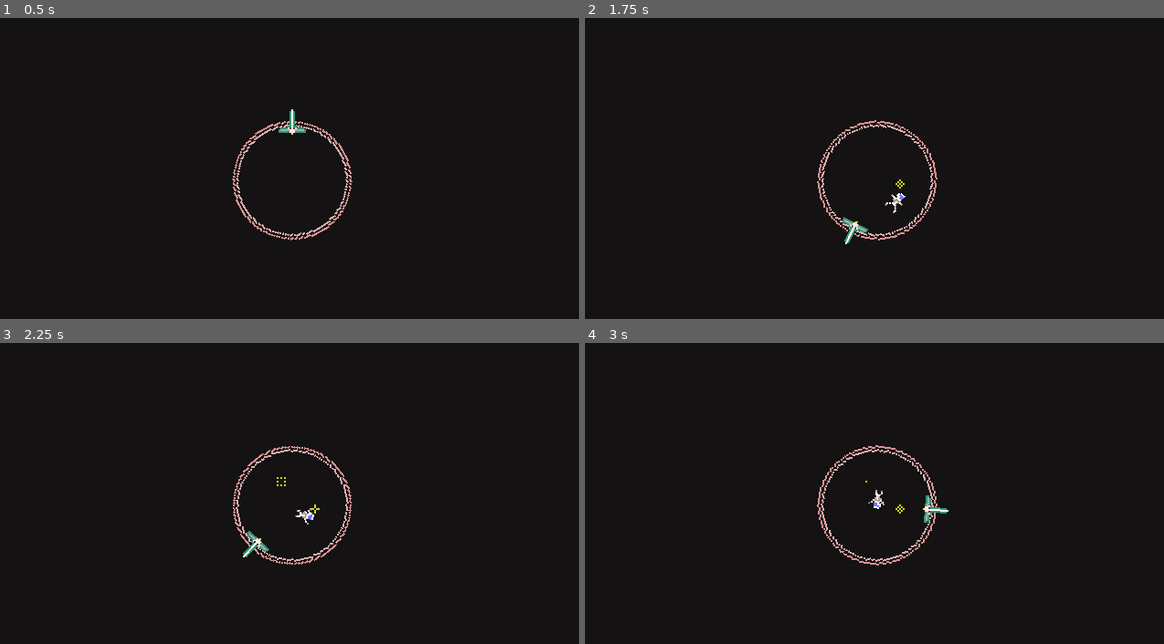
Above: before the commit, frames 1-4 (two rows, left to right).
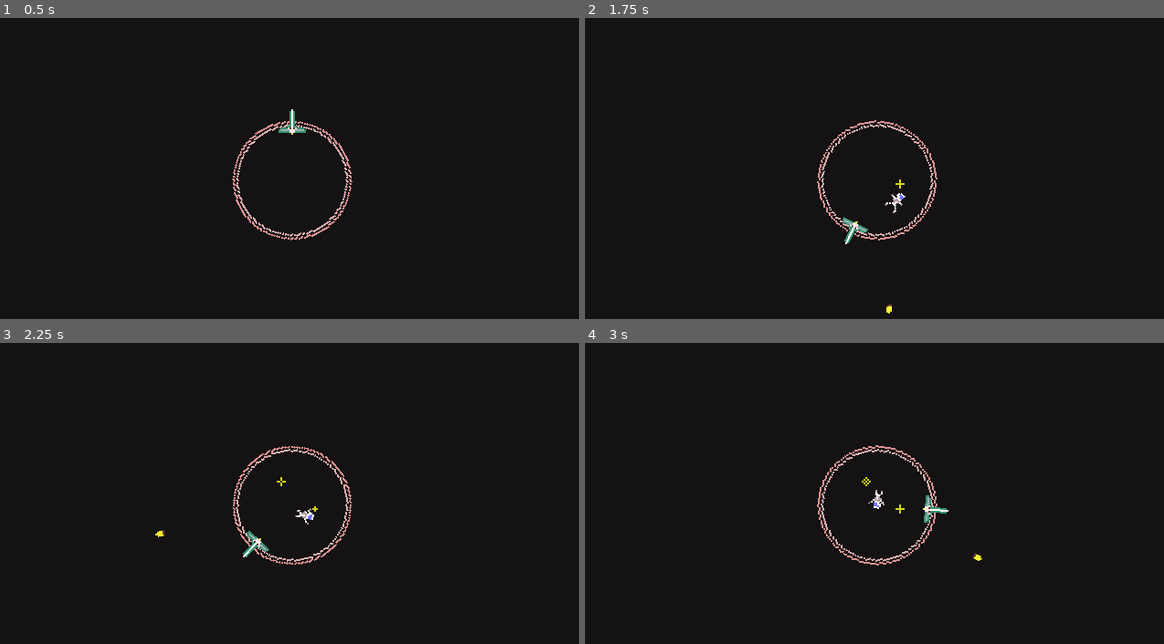
Above: after the commit, the same moments.

Repository: hakro/plasma-ld47
Game: Godot game, scene res://Scenes/World.tscn
Two runs of this game, one before a commit and one after it. Both use one fixed random seed, a clock stepped at 60 frames per second and the inputs below.
Inputs:
- Up to frame 1 (0.5 s): no input
- Up to frame 2 (1.75 s): hold Space (shoot) 0.53-1.28 s; hold Right (move_right) from 0.53 s (still down); tap S (launch_astronaut) at 1.35 s; tap Space (shoot) at 1.55 s
- Up to frame 3 (2.25 s): release Right (move_right) at 2.03 s; hold Left (move_left) from 2.03 s (still down); hold Space (shoot) from 2.03 s (still down)
- Up to frame 4 (3 s): keep holding Left (move_left); release Space (shoot) at 2.78 s; tap Space (shoot) at 2.85 s

Frame 1 is identical in both runs. In frame 2, less than 0.1% of the frame differs, in the area x 52-55%, y 54-99%; in frame 3, less than 0.1%; in frame 4, less than 0.1%, in the area x 47-69%, y 44-73%.

Commit message:
Add Bullets

Diff:
--- /dev/null
+++ b/Scenes/Bullet.gd
@@ -0,0 +1,7 @@
+extends Area2D
+
+const SPEED := 180
+var direction := Vector2()
+
+func _process(delta):
+	position += direction * SPEED * delta
--- /dev/null
+++ b/Scenes/Bullet.tscn
@@ -0,0 +1,19 @@
+[gd_scene load_steps=4 format=2]
+
+[ext_resource path="res://Assets/Bullet.png" type="Texture" id=1]
+[ext_resource path="res://Scenes/Bullet.gd" type="Script" id=2]
+
+[sub_resource type="RectangleShape2D" id=1]
+extents = Vector2( 1.54749, 2.66701 )
+
+[node name="Bullet" type="Area2D"]
+script = ExtResource( 2 )
+__meta__ = {
+"_edit_group_": true
+}
+
+[node name="Sprite" type="Sprite" parent="."]
+texture = ExtResource( 1 )
+
+[node name="CollisionShape2D" type="CollisionShape2D" parent="."]
+shape = SubResource( 1 )
--- a/Scenes/Loot.tscn
+++ b/Scenes/Loot.tscn
@@ -48,7 +48,6 @@
 position = Vector2( -0.458851, -0.417137 )
 frames = SubResource( 7 )
 animation = "shine"
-frame = 2
 playing = true
 
 [node name="CollisionShape2D" type="CollisionShape2D" parent="."]
--- a/Scenes/Shuttle.gd
+++ b/Scenes/Shuttle.gd
@@ -1,7 +1,10 @@
 extends KinematicBody2D
 
 onready var shuttle : Sprite = $Sprite
+onready var canon_position : Position2D = $Sprite/CanonPosition
+
 const astronaut_scene : PackedScene = preload("res://Scenes/Astronaut.tscn")
+const bullet_scene : PackedScene = preload("res://Scenes/Bullet.tscn")
 var rotation_speed : float = 3
 
 func _process(delta):
@@ -13,6 +16,16 @@
 func _input(event):
 	if event.is_action_pressed("launch_astronaut"):
 		launch_astronaut()
+	if event.is_action_pressed("shoot"):
+		shoot()
+
+func shoot():
+	var bullet = bullet_scene.instance()
+	bullet.position = canon_position.global_position
+	bullet.rotation = rotation
+	bullet.direction = (canon_position.global_position - global_position).normalized()
+	get_tree().current_scene.add_child(bullet)
+
 
 func launch_astronaut():
 	var astro = astronaut_scene.instance()
--- a/Scenes/Shuttle.tscn
+++ b/Scenes/Shuttle.tscn
@@ -14,6 +14,9 @@
 texture = ExtResource( 1 )
 offset = Vector2( 0.0205746, -6.10287 )
 
+[node name="CanonPosition" type="Position2D" parent="Sprite"]
+position = Vector2( 0, -12 )
+
 [node name="CollisionShape2D" type="CollisionShape2D" parent="."]
 position = Vector2( 0, -27.612 )
 shape = SubResource( 1 )
Binary file added: Assets/Bullet.png
Not shown, added: Assets/Bullet.png.import
Not shown, added: Assets/Raw/bullet.pxo
